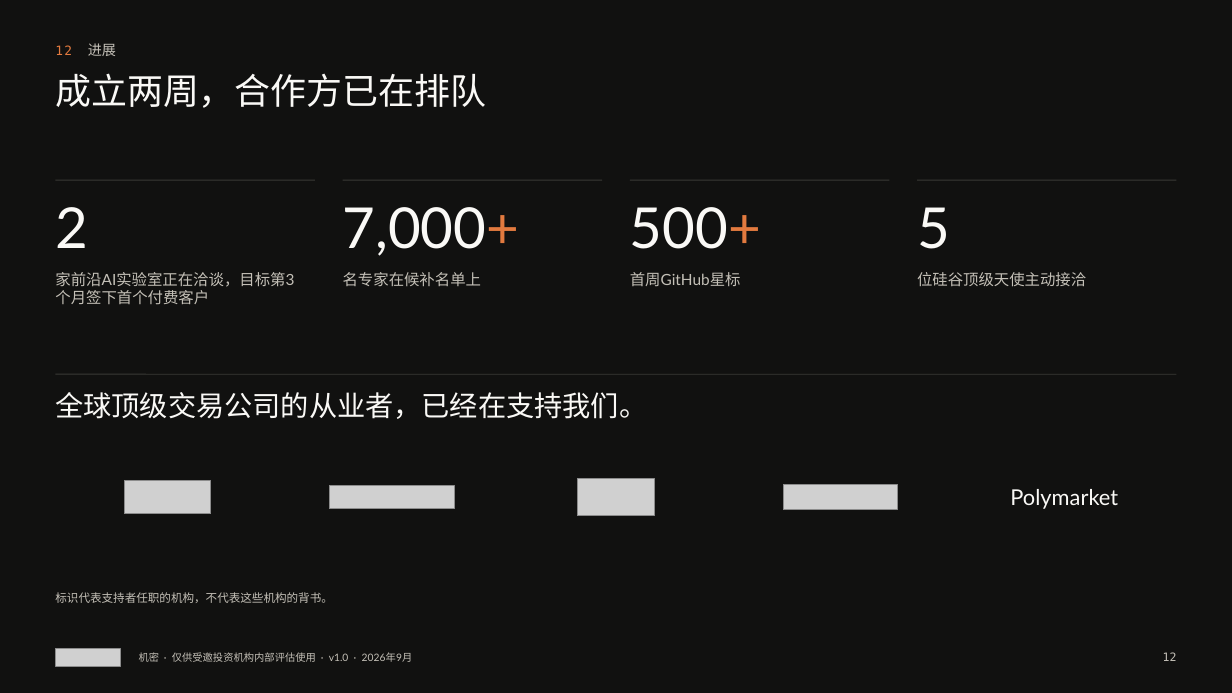
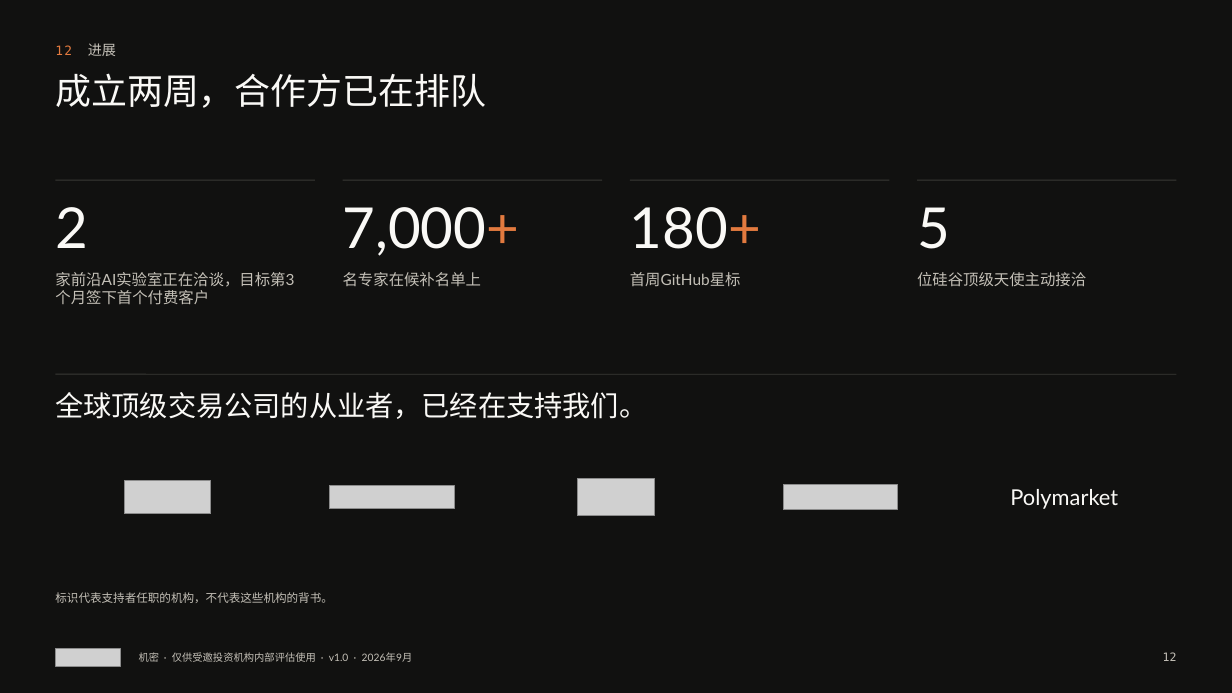
Before and after one commit to wangchen0802/Delta1, a slide deck: slide 12 of SimReal-BP-ZH.pptx. Drawn at 1232x693 pixels with LibreOffice and Linux fonts; fonts in the diff are those of the drawing; grey boxes stand for pictures; background and template pictures are left out. Boxes give left, top, right and bottom in pixels: in the first picture for what was removed or moved away, otherwise in the second. Text is boxed around its words. In the diff, an @@ line names an element or a change of style, - is before the commit and + after.

```diff
--- a/SimReal-BP-ZH.pptx
+++ b/SimReal-BP-ZH.pptx
@@ text at [630, 207, 761, 249]: text changed @@
-500+
+180+
```
Also in this commit, not shown: 2 other slides changed, 3 other files.
